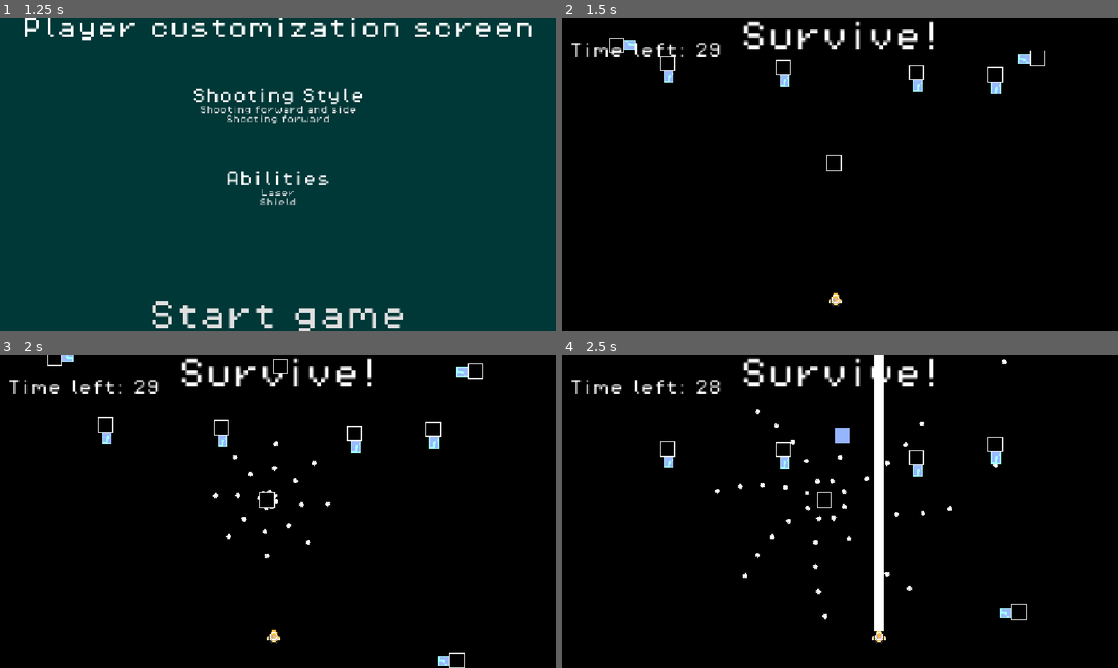
Above: before the commit, frames 1-4 (two rows, left to right).
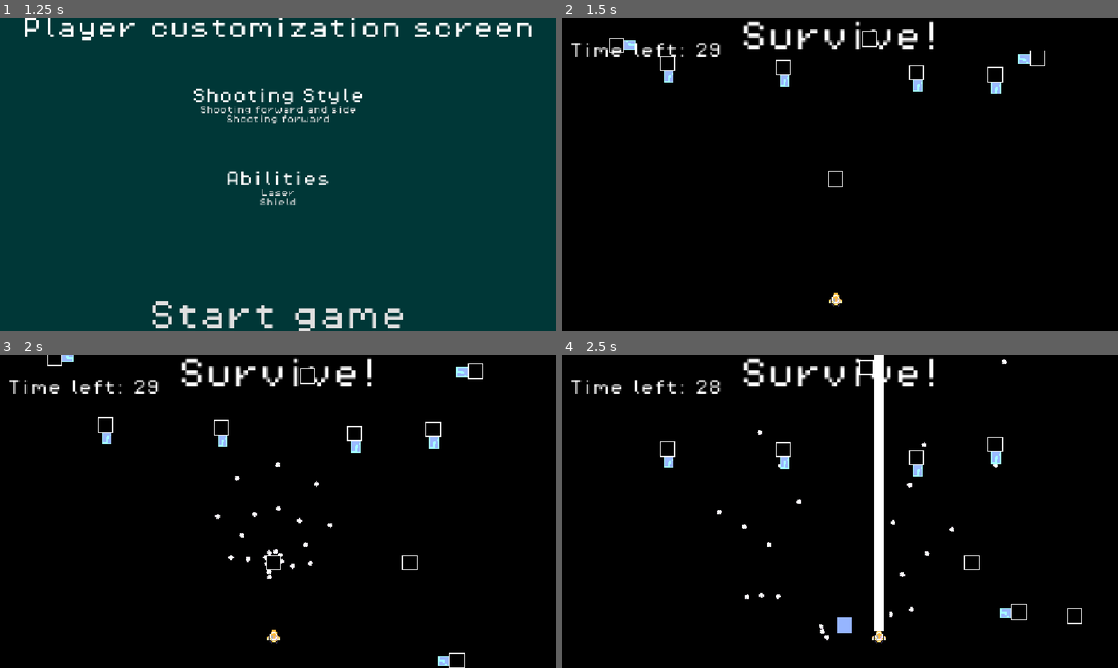
Above: after the commit, the same moments.

Repository: Draftier/Geometric-Invasion-CSS-497
Game: Godot game, scene res://scenes/UI/main_menu.tscn
Two runs of this game, one before a commit and one after it. Both use one fixed random seed, a clock stepped at 60 frames per second and the inputs below. The engine's default icon, where the game draws it, is replaced by a stand-in: a white triangle on a blue panel in a dark square.
Inputs:
- Up to frame 1 (1.25 s): click "Singleplayer" at 0.5 s
- Up to frame 2 (1.5 s): click "Start game" at 1.25 s
- Up to frame 3 (2 s): no input
- Up to frame 4 (2.5 s): hold Right (right) from 2.03 s (still down); tap X (ability) at 2.1 s

Frame 1 is identical in both runs. In frame 2, 0.1% of the frame differs, in the area x 47-57%, y 4-54%; in frame 3, 0.6%; in frame 4, 1.0%, in the area x 27-94%, y 1-92%.

Commit message:
Fixed bug where points normalized based on old vec2 when there are more than one curvedmovements for enemy to do

Diff:
--- a/geometric-invasion/scenes/game.tscn
+++ b/geometric-invasion/scenes/game.tscn
@@ -37,6 +37,56 @@
 [sub_resource type="RectangleShape2D" id="RectangleShape2D_iywne"]
 size = Vector2(20, 618)
 
+[sub_resource type="Resource" id="Resource_bhx41"]
+script = ExtResource("9_ca42v")
+direction = 1
+distance = 0.1
+metadata/_custom_type_script = "uid://c8u5b5y0i25wp"
+
+[sub_resource type="Resource" id="Resource_suyxu"]
+script = ExtResource("9_ssvqc")
+x_percent = 0.05
+y_percent = 0.1
+metadata/_custom_type_script = "uid://beg1vql3x734k"
+
+[sub_resource type="Resource" id="Resource_sgl2t"]
+script = ExtResource("9_ssvqc")
+x_percent = 0.1
+y_percent = 0.15
+metadata/_custom_type_script = "uid://beg1vql3x734k"
+
+[sub_resource type="Resource" id="Resource_qouja"]
+script = ExtResource("9_ssvqc")
+x_percent = 0.2
+metadata/_custom_type_script = "uid://beg1vql3x734k"
+
+[sub_resource type="Curve" id="Curve_ssvqc"]
+_data = [Vector2(0.14772727, 0.3370787), 0.0, 0.0, 0, 0, Vector2(1, 1), 0.0, 0.0, 0, 0]
+point_count = 2
+
+[sub_resource type="Resource" id="Resource_sww3w"]
+script = ExtResource("10_264po")
+point_array = Array[ExtResource("9_ssvqc")]([SubResource("Resource_suyxu"), SubResource("Resource_sgl2t"), SubResource("Resource_qouja")])
+speed_curve = SubResource("Curve_ssvqc")
+metadata/_custom_type_script = "uid://bho4wgornhjo7"
+
+[sub_resource type="Curve" id="Curve_5newe"]
+_data = [Vector2(0, 1), 0.0, 0.0, 0, 0, Vector2(1, 0.43820232), 0.0, 0.0, 0, 0]
+point_count = 2
+
+[sub_resource type="Resource" id="Resource_wljb1"]
+script = ExtResource("9_ca42v")
+direction = 2
+distance = 0.4
+speed_curve = SubResource("Curve_5newe")
+metadata/_custom_type_script = "uid://c8u5b5y0i25wp"
+
+[sub_resource type="Resource" id="Resource_e1j6l"]
+script = ExtResource("7_trtic")
+movement_array = Array[ExtResource("13_ir15t")]([SubResource("Resource_bhx41"), SubResource("Resource_sww3w"), SubResource("Resource_wljb1")])
+wrap_movements = true
+metadata/_custom_type_script = "uid://thlx0gtur2d4"
+
 [sub_resource type="Curve" id="Curve_8xu4i"]
 _data = [Vector2(0.0056818128, 0.7415731), 0.0, 0.0, 0, 0, Vector2(0.48863637, 0.516854), 0.0, 0.0, 0, 0, Vector2(0.92613643, 0.9662922), 0.0, 0.0, 0, 0]
 point_count = 3
@@ -85,23 +135,23 @@
 speed_curve = SubResource("Curve_e1j6l")
 metadata/_custom_type_script = "uid://c8u5b5y0i25wp"
 
-[sub_resource type="Curve" id="Curve_ssvqc"]
+[sub_resource type="Curve" id="Curve_1kice"]
 _data = [Vector2(0.14772727, 0.41573036), 0.0, 0.0, 0, 0, Vector2(0.5056818, 1), 0.0, 0.0, 0, 0, Vector2(0.98295456, 0.4044944), 0.0, 0.0, 0, 0]
 point_count = 3
 
-[sub_resource type="Resource" id="Resource_bhx41"]
+[sub_resource type="Resource" id="Resource_1kice"]
 script = ExtResource("9_ca42v")
 distance = 0.1
-speed_curve = SubResource("Curve_ssvqc")
-metadata/_custom_type_script = "uid://c8u5b5y0i25wp"
-
-[sub_resource type="Resource" id="Resource_suyxu"]
+speed_curve = SubResource("Curve_1kice")
+metadata/_custom_type_script = "uid://c8u5b5y0i25wp"
+
+[sub_resource type="Resource" id="Resource_pl11u"]
 script = ExtResource("9_ssvqc")
 x_percent = 0.1
 y_percent = 0.3
 metadata/_custom_type_script = "uid://beg1vql3x734k"
 
-[sub_resource type="Resource" id="Resource_sgl2t"]
+[sub_resource type="Resource" id="Resource_qnb83"]
 script = ExtResource("9_ssvqc")
 x_percent = 0.2
 metadata/_custom_type_script = "uid://beg1vql3x734k"
@@ -110,15 +160,15 @@
 _data = [Vector2(0.26704544, 0.8876405), 0.0, 0.0, 0, 0, Vector2(0.6136364, 0.41573036), 0.0, 0.0, 0, 0, Vector2(0.95454544, 0.9887641), 0.0, 0.0, 0, 0]
 point_count = 3
 
-[sub_resource type="Resource" id="Resource_sww3w"]
+[sub_resource type="Resource" id="Resource_v2yb1"]
 script = ExtResource("10_264po")
-point_array = Array[ExtResource("9_ssvqc")]([SubResource("Resource_suyxu"), SubResource("Resource_sgl2t")])
+point_array = Array[ExtResource("9_ssvqc")]([SubResource("Resource_pl11u"), SubResource("Resource_qnb83")])
 speed_curve = SubResource("Curve_264po")
 metadata/_custom_type_script = "uid://bho4wgornhjo7"
 
 [sub_resource type="Resource" id="Resource_5newe"]
 script = ExtResource("7_trtic")
-movement_array = Array[ExtResource("13_ir15t")]([SubResource("Resource_bt5mj"), SubResource("Resource_bhx41"), SubResource("Resource_sww3w")])
+movement_array = Array[ExtResource("13_ir15t")]([SubResource("Resource_bt5mj"), SubResource("Resource_1kice"), SubResource("Resource_v2yb1")])
 metadata/_custom_type_script = "uid://thlx0gtur2d4"
 
 [sub_resource type="Resource" id="Resource_kmnlx"]
@@ -168,15 +218,30 @@
 movement_array = Array[ExtResource("13_ir15t")]([SubResource("Resource_nhfu3"), SubResource("Resource_4o8i3")])
 metadata/_custom_type_script = "uid://thlx0gtur2d4"
 
-[sub_resource type="Resource" id="Resource_1kice"]
-script = ExtResource("9_ca42v")
-direction = 1
-distance = 0.05
-metadata/_custom_type_script = "uid://c8u5b5y0i25wp"
+[sub_resource type="Resource" id="Resource_2eb2s"]
+script = ExtResource("9_ssvqc")
+x_percent = 0.2
+y_percent = 1.0
+metadata/_custom_type_script = "uid://beg1vql3x734k"
+
+[sub_resource type="Resource" id="Resource_o0ty1"]
+script = ExtResource("9_ssvqc")
+x_percent = 0.4
+metadata/_custom_type_script = "uid://beg1vql3x734k"
+
+[sub_resource type="Curve" id="Curve_qcmcn"]
+_data = [Vector2(0.21527778, 0.46067423), 0.0, 0.0, 0, 0, Vector2(0.5, 0.49438208), 0.0, 0.0, 0, 0, Vector2(1, 0.43820232), 0.0, 0.0, 0, 0]
+point_count = 3
+
+[sub_resource type="Resource" id="Resource_odhan"]
+script = ExtResource("10_264po")
+point_array = Array[ExtResource("9_ssvqc")]([SubResource("Resource_2eb2s"), SubResource("Resource_o0ty1")])
+speed_curve = SubResource("Curve_qcmcn")
+metadata/_custom_type_script = "uid://bho4wgornhjo7"
 
 [sub_resource type="Resource" id="Resource_ir15t"]
 script = ExtResource("7_trtic")
-movement_array = Array[ExtResource("13_ir15t")]([SubResource("Resource_1kice")])
+movement_array = Array[ExtResource("13_ir15t")]([SubResource("Resource_odhan")])
 leave_screen = true
 metadata/_custom_type_script = "uid://thlx0gtur2d4"
 
@@ -184,13 +249,13 @@
 script = ExtResource("12_dinhu")
 enemy = ExtResource("6_kvuet")
 enemy_movement_pattern = SubResource("Resource_ir15t")
-number_of_enemies = 5
+number_of_enemies = 10
 metadata/_custom_type_script = "uid://c4twyssjo6an2"
 
 [sub_resource type="Resource" id="Resource_kvuet"]
 script = ExtResource("4_kvpfn")
 spawner = 1
-time_between_spawns = 3.0
+time_between_spawns = 0.5
 time_to_occur = 20.0
 spawns = Array[ExtResource("12_dinhu")]([SubResource("Resource_trtic")])
 metadata/_custom_type_script = "uid://bewu02jnvwcgy"
@@ -273,6 +338,7 @@
 shooter_timer_wait_time = 0.2
 spawn_point_count = 8
 radius = 2
+movement_events = SubResource("Resource_e1j6l")
 health = 10
 
 [node name="Enemy" parent="." unique_id=1367146779 instance=ExtResource("6_gee14")]
--- a/geometric-invasion/scripts/Pooling/pool_manager.gd
+++ b/geometric-invasion/scripts/Pooling/pool_manager.gd
@@ -20,8 +20,8 @@
 func return_to_enemy_pool(bullet : Bullet) -> void:
 	enemy_bullet_pool.call_deferred("add_to_pool", bullet)
 
-func give_emitter() -> emitter_test:
-	return emitter_pool.pull_from_pool()
+#func give_emitter() -> emitter_test:
+	#return emitter_pool.pull_from_pool()
 
 # These functions are utilized to destroy and initiailize pools upon level loading
 func destroy_pools() -> void:
--- a/geometric-invasion/scripts/enemy/base_enemy.gd
+++ b/geometric-invasion/scripts/enemy/base_enemy.gd
@@ -78,7 +78,9 @@
 		else:
 			# Reset curve time to 0 after enemy is about in the target position
 			curve_time = 0
+			cur_event.normalized_vec2_array.clear()
 			movement_finished.emit()
+
 		pass
 
 # Function to calculate health and hit upon getting hit by player bullet
--- a/geometric-invasion/scripts/enemy/rotater_shoot_enemy.gd
+++ b/geometric-invasion/scripts/enemy/rotater_shoot_enemy.gd
@@ -55,7 +55,7 @@
 
 
 func _ready() -> void:
-	#speed = 400
+	speed = 100
 	#PoolManager.init_pools()
 
 	#$Camera2D.global_position = self.global_position
